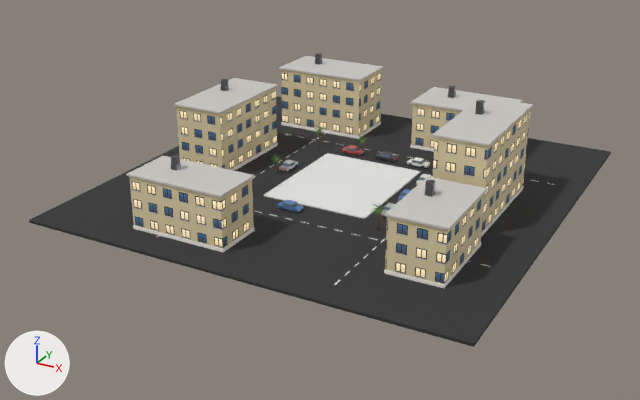
Renders of the glTF model public/models/club-surroundings.glb from each side of a commit.
Camera for both pictures: a camera (50 mm lens) standing at (70.2, -136.9, 64.4) and looking at (-2.1, -5.4, -1.3). The axes (+X, +Y, +Z) are drawn at lower left. The lights are the same throughout. The picture after the commit comes second. Where no turn or scale is listed for an object, it has been applied to the vertices. Vertices at exactly the same position are counted once.

Names of what the first picture shows: 'Asphalt', 'ChairMetal', 'FacadeLit', 'Kerb', 'Roof', 'Trim' and 12 more.
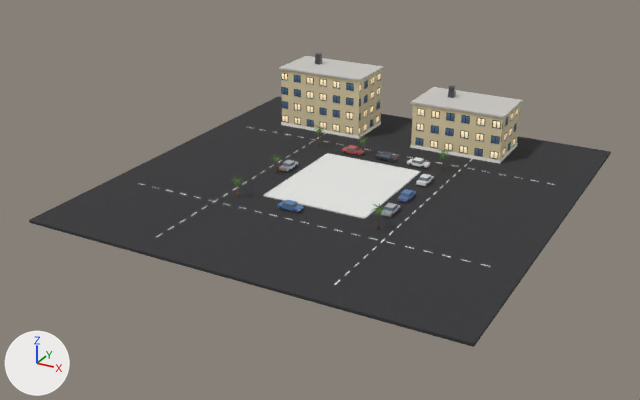
Where the newer file only moved an object's origin or applied its transform, the numbers keep the older frame.

What changed in the scene script:
```text
Change me_cube_098:
    used by ob_chairmetal; location = (-2.3, 1.4, 14.4)
    remove me_cube_098.from_pydata(...)  # 192 vertices, 336 faces; spans x -27.4..27.4, y -30.8..30.8, z -4.3..4.3
    add me_cube_098.from_pydata(...)  # 64 vertices, 112 faces; spans x -20.7..11.8, y 28.4..30.8, z -4.3..1.1
    me_cube_098 part 1: 8 loose pieces with 128 vertices, spanning x -27.4..27.4, y -30.8..4.1, z -4.3..4.3, are deleted
Change me_cube_095:
    used by ob_facadelit; location = (-0.5, 1.0, 8.2)
    remove me_cube_095.from_pydata(...)  # 48 vertices, 72 faces; spans x -31.5..31.5, y -35.0..35.0, z -8.0..8.0
    add me_cube_095.from_pydata(...)  # 16 vertices, 24 faces; spans x -27.5..22.5, y 23.0..35.0, z -8.0..4.8
    me_cube_095 part 2: the loose piece of 8 vertices spanning x 21.5..30.5, y -10.0..13.0, z -8.0..8.0 is deleted
    me_cube_095 part 3: the loose piece of 8 vertices spanning x 22.0..31.5, y -29.0..-13.0, z -8.0..1.6 is deleted
    me_cube_095 part 4: the loose piece of 8 vertices spanning x -31.5..-21.5, y -9.0..11.0, z -8.0..4.8 is deleted
    me_cube_095 part 5: the loose piece of 8 vertices spanning x -21.5..-3.5, y -35.0..-26.0, z -8.0..1.6 is deleted
Change me_cube_096:
    used by ob_roof; location = (-0.5, 1.0, 13.2)
    remove me_cube_096.from_pydata(...)  # 48 vertices, 72 faces; spans x -31.8..31.8, y -35.3..35.3, z -3.4..3.4
    add me_cube_096.from_pydata(...)  # 16 vertices, 24 faces; spans x -27.8..22.8, y 22.7..35.3, z -3.4..0.2
    me_cube_096 part 6: the loose piece of 8 vertices spanning x 21.2..30.8, y -10.3..13.3, z 3.0..3.4 is deleted
    me_cube_096 part 7: the loose piece of 8 vertices spanning x 21.7..31.8, y -29.3..-12.7, z -3.4..-3.0 is deleted
    me_cube_096 part 8: the loose piece of 8 vertices spanning x -31.8..-21.2, y -9.3..11.3, z -0.2..0.2 is deleted
    me_cube_096 part 9: the loose piece of 8 vertices spanning x -21.8..-3.2, y -35.3..-25.7, z -3.4..-3.0 is deleted
Change me_cube_097:
    used by ob_trim; location = (-0.5, 1.0, 0.5)
    remove me_cube_097.from_pydata(...)  # 48 vertices, 72 faces; spans x -31.6..31.6, y -35.1..35.1, z -0.3..0.3
    add me_cube_097.from_pydata(...)  # 16 vertices, 24 faces; spans x -27.6..22.6, y 22.9..35.1, z -0.3..0.3
    me_cube_097 part 10: the loose piece of 8 vertices spanning x 21.4..30.6, y -10.1..13.1, z -0.3..0.3 is deleted
    me_cube_097 part 11: the loose piece of 8 vertices spanning x 21.9..31.6, y -29.1..-12.9, z -0.3..0.3 is deleted
    me_cube_097 part 12: the loose piece of 8 vertices spanning x -31.6..-21.4, y -9.1..11.1, z -0.3..0.3 is deleted
    me_cube_097 part 13: the loose piece of 8 vertices spanning x -21.6..-3.4, y -35.1..-25.9, z -0.3..0.3 is deleted
```

What differs and where, as boxes (x1, y1, x2, y2) in the pictures (640 x 400 px):
'FacadeLit', reshaped (40% narrower, 57% shorter)
    before: (129, 69, 531, 284)
    after: (281, 69, 521, 160)
'Roof', reshaped (40% narrower, 64% shorter)
    before: (127, 56, 533, 230)
    after: (279, 56, 523, 118)
'Trim', reshaped
    before: (133, 122, 524, 288)
    after: (281, 122, 518, 164)
'ChairMetal', reshaped (55% narrower, 68% shorter)
    before: (170, 53, 485, 197)
    after: (315, 53, 456, 98)
part 1 of me_cube_098, deleted
    before: (170, 78, 485, 197)
part 2 of me_cube_095, deleted (beige)
    before: (433, 108, 531, 232)
part 3 of me_cube_095, deleted (beige)
    before: (385, 193, 485, 284)
part 4 of me_cube_095, deleted (beige)
    before: (176, 87, 277, 170)
part 5 of me_cube_095, deleted (beige)
    before: (129, 176, 254, 249)
part 6 of me_cube_096, deleted
    before: (432, 97, 533, 146)
part 7 of me_cube_096, deleted
    before: (384, 177, 488, 230)
part 8 of me_cube_096, deleted
    before: (174, 78, 278, 114)
part 9 of me_cube_096, deleted
    before: (127, 156, 255, 198)
part 10 of me_cube_097, deleted
    before: (481, 186, 524, 237)
part 11 of me_cube_097, deleted
    before: (384, 242, 482, 288)
part 12 of me_cube_097, deleted (mostly hidden)
    before: (231, 143, 278, 171)
part 13 of me_cube_097, deleted
    before: (133, 225, 255, 252)
